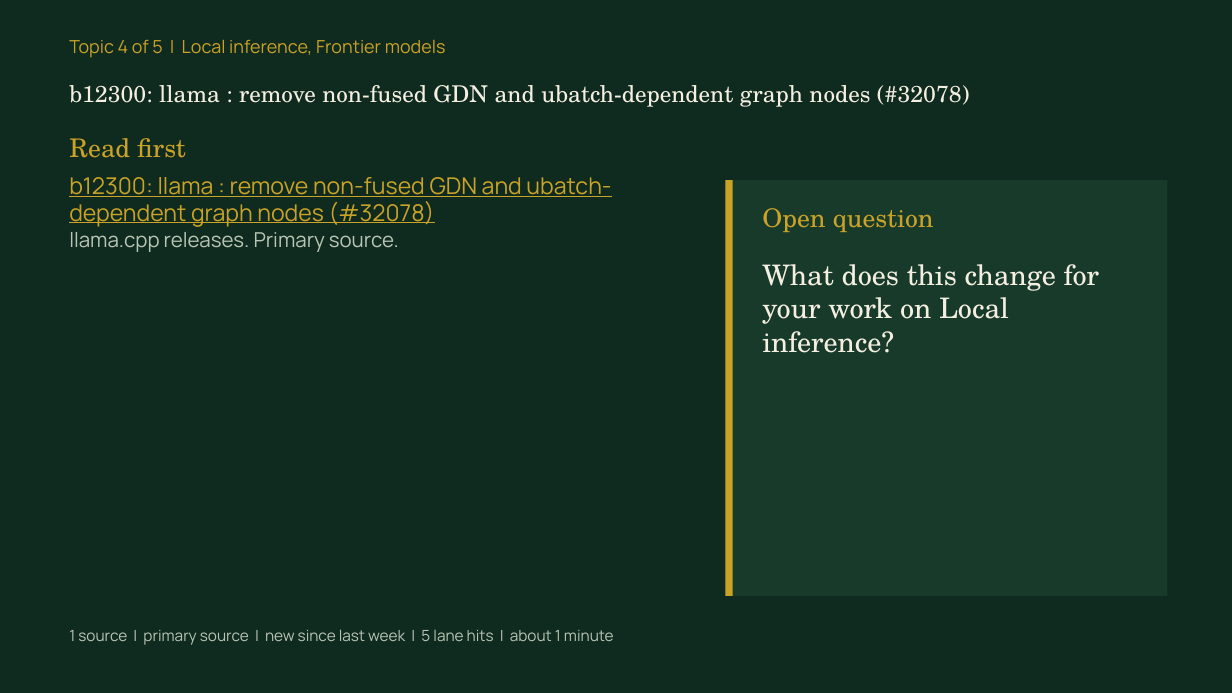
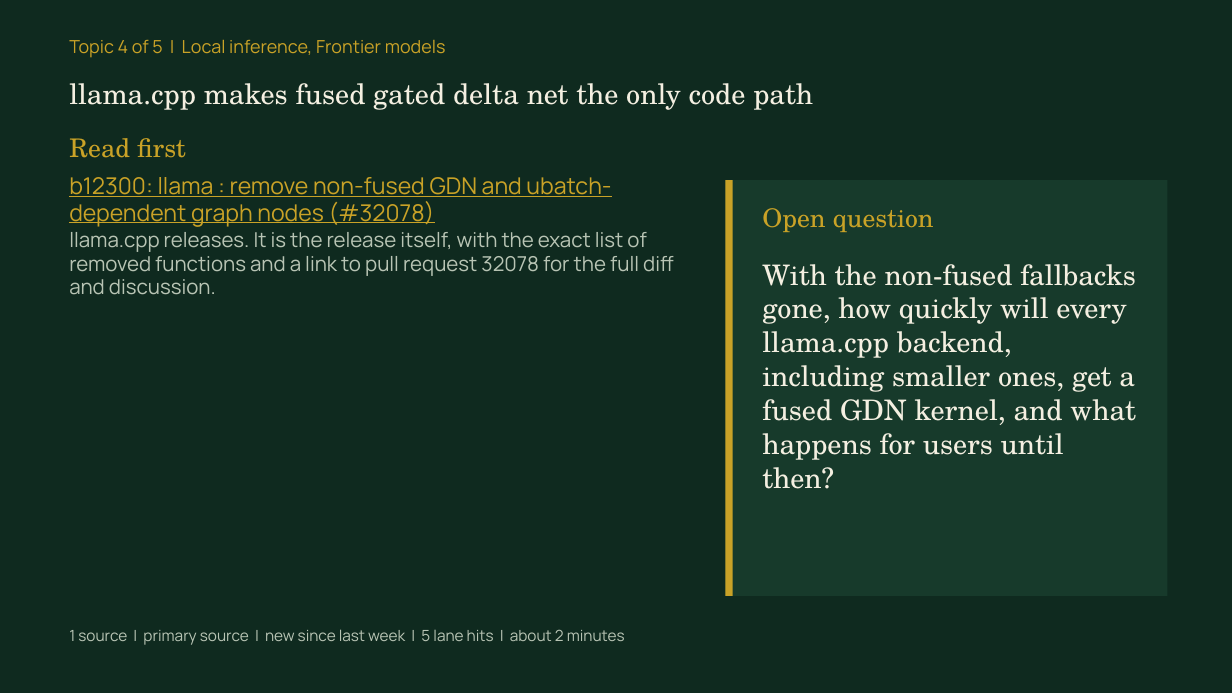
Before and after one commit to syb-code/news-digest, a slide deck: slide 13 of docs/learn/2026-11-11/briefing.pptx. Drawn at 1232x693 pixels with LibreOffice and Linux fonts; fonts in the diff are those of the drawing. Boxes give left, top, right and bottom in pixels: in the first picture for what was removed or moved away, otherwise in the second. Text is boxed around its words. In the diff, an @@ line names an element or a change of style, - is before the commit and + after.

```diff
--- a/docs/learn/2026-11-11/briefing.pptx
+++ b/docs/learn/2026-11-11/briefing.pptx
@@ text at bbox=[69, 83, 813, 110]: text changed; size 18 to 22 pt @@
-b12300: llama : remove non-fused GDN and ubatch-dependent graph nodes (#32078)
+llama.cpp makes fused gated delta net the only code path
@@ text at bbox=[69, 232, 673, 295]: text changed @@
-llama.cpp releases. Primary source.
+llama.cpp releases. It is the release itself, with the exact list of removed functions and a link to pull request 32078 for the full diff and discussion.
@@ text at bbox=[762, 264, 1136, 489]: text changed @@
-What does this change for your work on Local inference?
+With the non-fused fallbacks gone, how quickly will every llama.cpp backend, including smaller ones, get a fused GDN kernel, and what happens for users until then?
@@ text at bbox=[69, 629, 625, 645]: text changed @@
-1 source | primary source | new since last week | 5 lane hits | about 1 minute
+1 source | primary source | new since last week | 5 lane hits | about 2 minutes
```
Also in this commit, not shown: 16 other slides changed, 5 other files.
